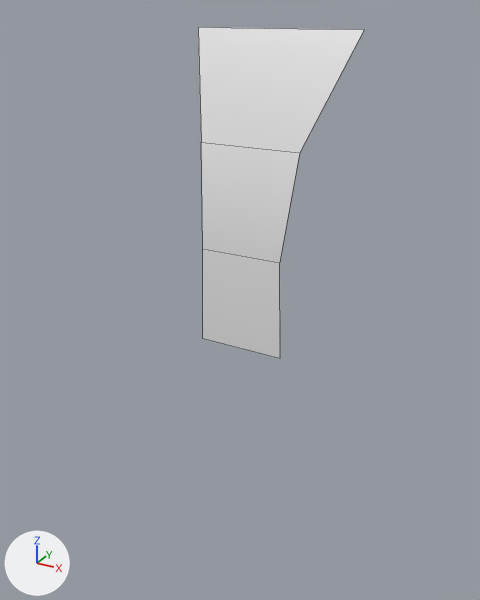
The Blender file Master File/Blender/SmokeSphere.blend, before and after one commit.
Camera for both pictures: a camera (50 mm lens) standing at (1.93, -3.52, 0.12) and looking at (0.02, -0.05, -1.62). Lighting does not change. The marker at lower left points along +X, +Y and +Z. Mesh edges are drawn as thin lines. The same objects are shown in both versions, whatever each file hides.

Script lines for the objects in view, before the commit:
```python
me_plane = bpy.data.meshes.new('Plane')
me_plane.from_pydata([(-0.56, 0.46, 2.0), (0.56, 0.46, 2.0), (-0.3, 0.0, 0.0), (0.3, 0.0, 0.0), (-0.28, 0.0, 0.67), (-0.34, 0.11, 1.33), (0.34, 0.11, 1.33), (0.28, 0.0, 0.67)], [], [(4, 7, 3, 2), (0, 1, 6, 5), (5, 6, 7, 4)])
me_plane.polygons.foreach_set('use_smooth', [True] * 3)
ob_smokeplane = bpy.data.objects.new('SmokePlane', me_plane)
ob_smokeplane.location = (0.0, 0.0, -2.0)
```
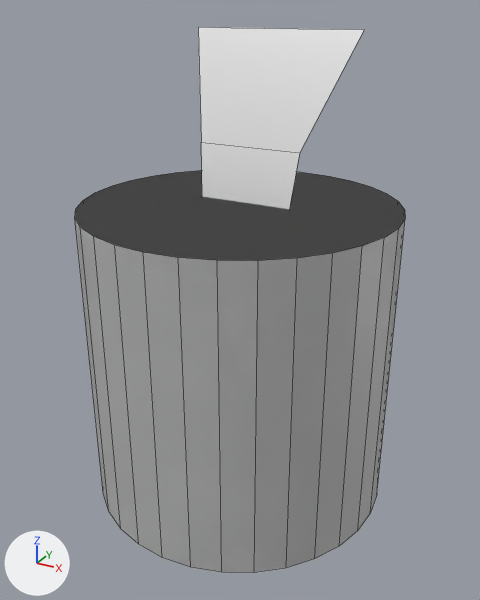
Boxes (x1, y1, x2, y2) around the edits, measured in the pictures (480 x 600 px):
'SmokePlane', reshaped (98% wider, 65% taller)
    before: (198, 27, 364, 358)
    after: (75, 27, 405, 573)
part 1 of me_plane, added
    after: (75, 173, 405, 573)
part 2 of me_plane, added
    after: (75, 170, 405, 570)
part 3 of me_plane, added
    after: (115, 228, 399, 573)

The change, as a list of edits to the scene's bpy script:
```text
Change me_plane:
    used by ob_smokeplane; location = (0.0, 0.0, -2.0)
    remove me_plane.from_pydata(...)  # 8 vertices, 3 faces; spans x -0.56..0.56, y 0.0..0.46, z 0.0..2.0
    add me_plane.from_pydata(...)  # 200 vertices, 103 faces; spans x -1.0..1.0, y -1.0..1.0, z -1.0..2.0
    me_plane part 1: a new loose piece, a 32-sided cylinder along z spanning x -1.0..1.0, y -1.0..1.0, z -1.0..1.0
    me_plane part 2: a new loose piece, a 32-sided cylinder along z spanning x -1.0..1.0, y -1.0..1.0, z -1.0..1.0
    me_plane part 3: a new loose piece of 64 vertices spanning x -1.0..1.0, y -1.0..1.0, z -1.0..1.0
    me_plane part 4: the surface is now shaded flat
```
